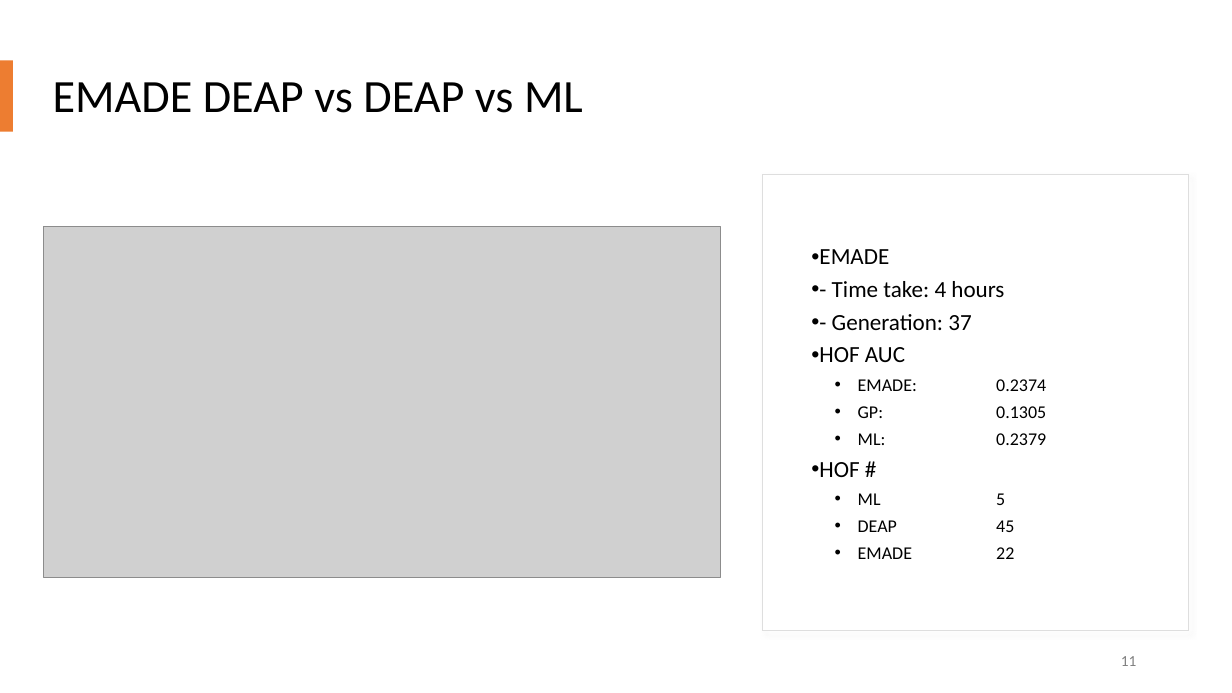
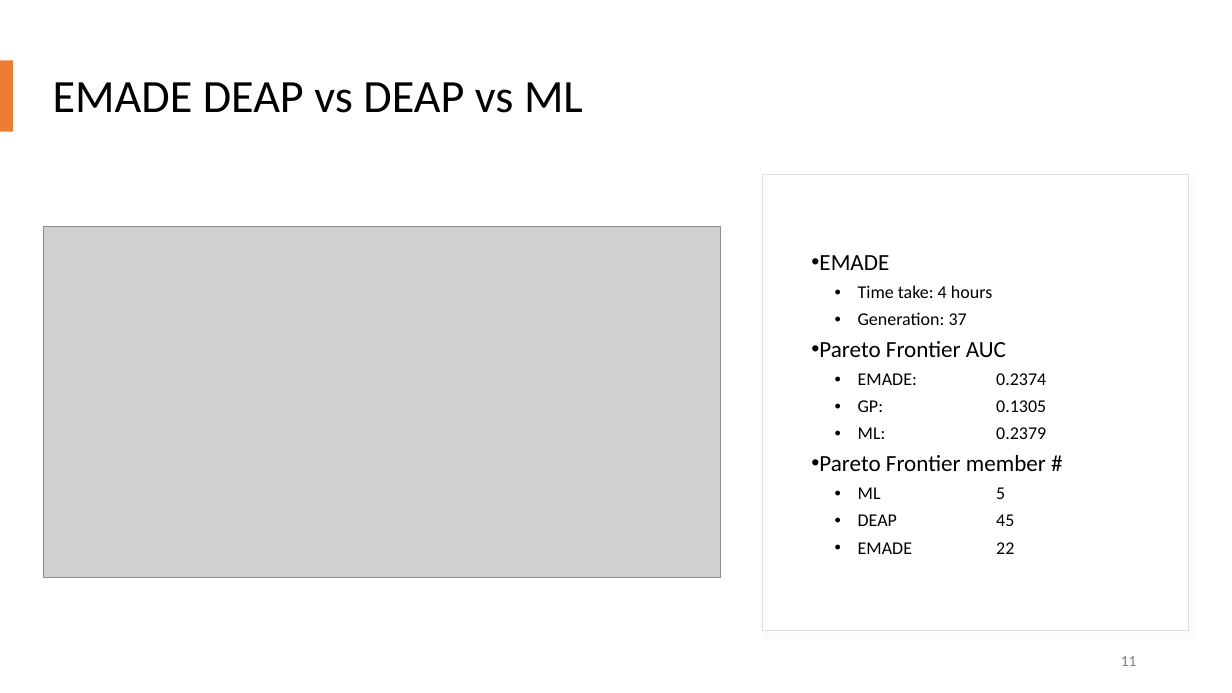
Before and after one commit to hzhaoc/AAD, a slide deck: slide 11 of results/Titanic EMADE GP Team 5 .pptx. Drawn at 1232x693 pixels with LibreOffice and Linux fonts; fonts in the diff are those of the drawing; grey boxes stand for pictures. Boxes give left, top, right and bottom in pixels: in the first picture for what was removed or moved away, otherwise in the second. Text is boxed around its words. In the diff, an @@ line names an element or a change of style, - is before the commit and + after.

```diff
--- a/results/Titanic EMADE GP Team 5 .pptx
+++ b/results/Titanic EMADE GP Team 5 .pptx
@@ subtitle at (x1=819, y1=285, x2=1006, y2=357): text changed; size 18 to 14 pt @@
-• - Time take: 4 hours
-• - Generation: 37
-• HOF AUC
+  • Time take: 4 hours
+  • Generation: 37
+• Pareto Frontier AUC
@@ subtitle at (x1=819, y1=455, x2=1046, y2=471): text changed @@
-• HOF #
+• Pareto Frontier member #
```
